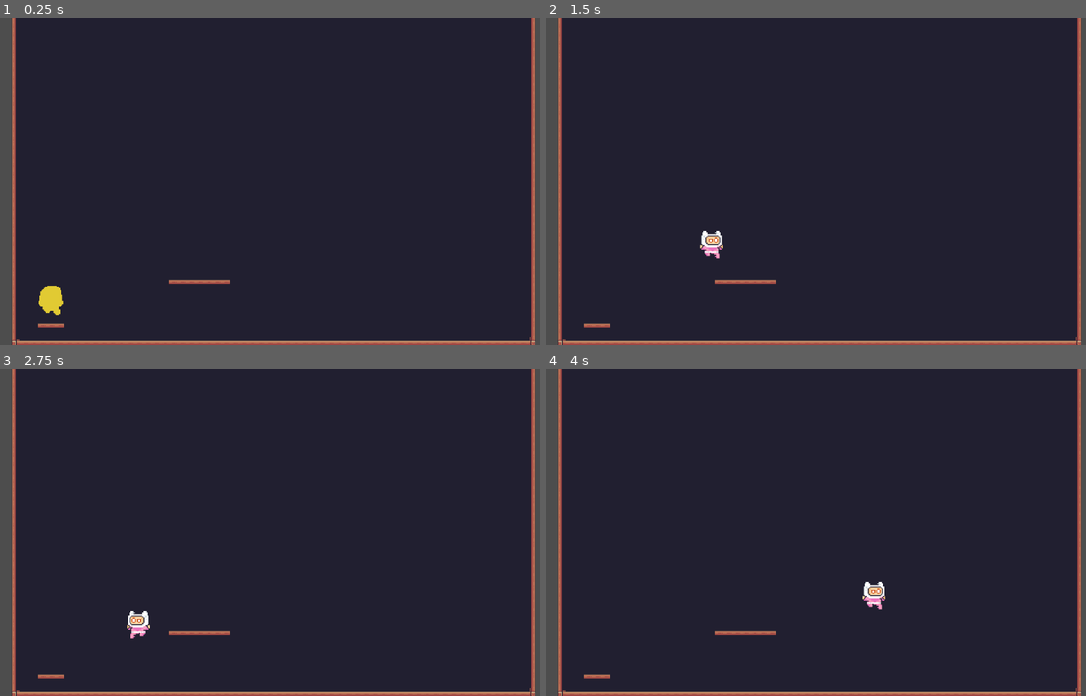
Above: before the commit, frames 1-4 (two rows, left to right).
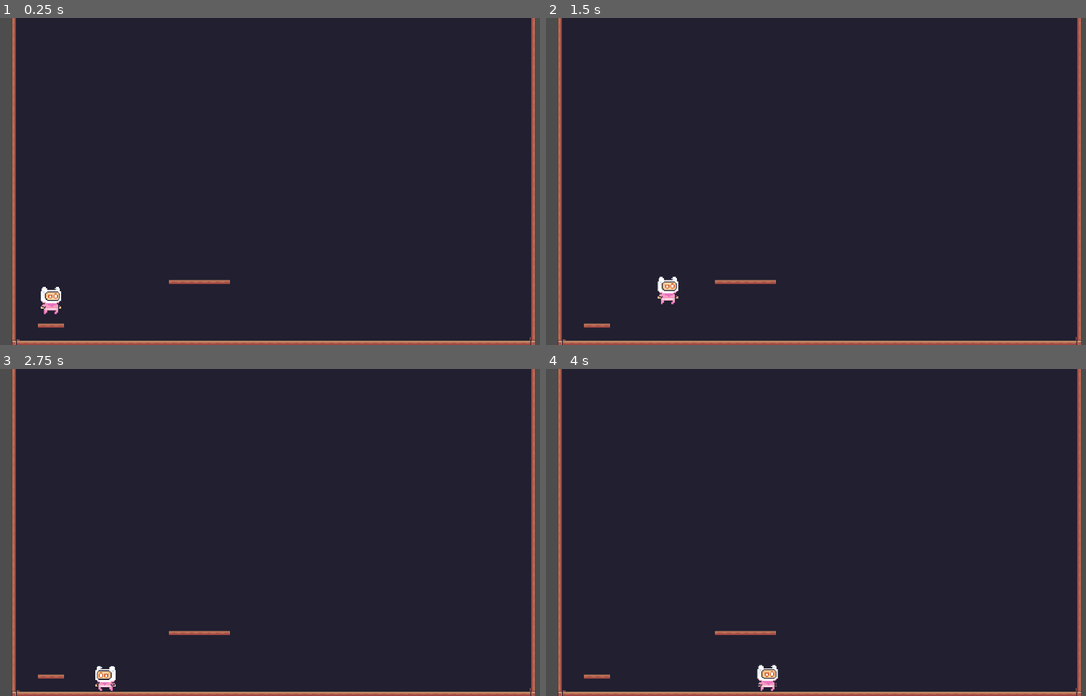
Above: after the commit, the same moments.

Repository: Breno1112/godot_pixel_adventure
Game: Godot game, scene res://scenes/main.tscn
Same seed, same stepped clock (60 frames per second), same inputs: the game is played once before the commit and once after it.
Inputs:
- Up to frame 1 (0.25 s): no input
- Up to frame 2 (1.5 s): hold Ctrl (run) 0.53-1.28 s; hold D (right) from 0.53 s (still down); tap Space (jump) at 0.77, 0.8, 1.07, 1.35 s
- Up to frame 3 (2.75 s): tap Space (jump) at 1.52, 1.82, 2.3 s; tap Ctrl (run) at 1.55 s; release D (right) at 2.03 s; hold A (left) from 2.03 s (still down); hold Ctrl (run) from 2.03 s (still down)
- Up to frame 4 (4 s): release A (left) at 2.78 s; release Ctrl (run) at 2.78 s; hold D (right) from 2.78 s (still down); tap Ctrl (run) at 2.85 s; tap Space (jump) at 3.02, 3.32, 3.6, 3.77 s

The runs differ from the first frame. In frame 1, 0.3% of the frame differs, in the area x 7-12%, y 82-91%; in frame 2, 0.5%, in the area x 20-33%, y 65-88%; in frame 3, 0.5%; in frame 4, 0.5%.

Commit message:
need to fix animations

Diff:
--- a/scenes/player.tscn
+++ b/scenes/player.tscn
@@ -13,6 +13,12 @@
 [ext_resource type="AudioStream" uid="uid://bsjpdfempyymo" path="res://assets/sounds/player_spawn.mp3" id="11_d2wvv"]
 [ext_resource type="Script" uid="uid://c73870obyea6e" path="res://scripts/player/player_movement.gd" id="12_3v2ag"]
 [ext_resource type="Script" uid="uid://xw2jr2c3qoro" path="res://scripts/player/player_animation.gd" id="13_jej6c"]
+[ext_resource type="Script" uid="uid://bchniiu488gie" path="res://scripts/player/player_state.gd" id="14_f1ej7"]
+[ext_resource type="Script" uid="uid://c2gu66dgyl3jd" path="res://scripts/player/player_state_machine.gd" id="15_oprun"]
+[ext_resource type="Script" uid="uid://gqlkutsbxfei" path="res://scripts/player/idle_state.gd" id="16_a8ls1"]
+[ext_resource type="Script" uid="uid://t2kgpluglmha" path="res://scripts/player/run_state.gd" id="17_qfm1y"]
+[ext_resource type="Script" uid="uid://bptuwteuulpl0" path="res://scripts/player/jump_state.gd" id="18_fulsm"]
+[ext_resource type="Script" uid="uid://dfrug46x6p5jd" path="res://scripts/player/fall_state.gd" id="19_4r5pv"]
 
 [sub_resource type="AtlasTexture" id="AtlasTexture_bwjto"]
 atlas = ExtResource("1_1jxqw")
@@ -440,3 +446,21 @@
 
 [node name="PlayerAnimation" type="Node" parent="." unique_id=1477145048]
 script = ExtResource("13_jej6c")
+
+[node name="PlayerState" type="Node" parent="." unique_id=1714980220]
+script = ExtResource("14_f1ej7")
+
+[node name="PlayerStateMachine" type="Node" parent="." unique_id=973341663]
+script = ExtResource("15_oprun")
+
+[node name="IdleState" type="Node" parent="PlayerStateMachine" unique_id=1210395534]
+script = ExtResource("16_a8ls1")
+
+[node name="RunState" type="Node" parent="PlayerStateMachine" unique_id=1582152560]
+script = ExtResource("17_qfm1y")
+
+[node name="JumpState" type="Node" parent="PlayerStateMachine" unique_id=133325004]
+script = ExtResource("18_fulsm")
+
+[node name="FallState" type="Node" parent="PlayerStateMachine" unique_id=1538581461]
+script = ExtResource("19_4r5pv")
--- /dev/null
+++ b/scripts/player/fall_state.gd
@@ -0,0 +1,20 @@
+extends PlayerState
+class_name FallState
+
+
+func handle_input() -> void:
+	if Input.is_action_just_pressed("jump") and player.is_on_floor():
+		state_machine.change_state(JumpState.new())
+
+
+func physics_update(delta: float) -> void:
+	player.velocity.y += player.get_gravity().y * delta
+
+	var dir := Input.get_axis("left", "right")
+	player.velocity.x = dir * 200.0
+
+	if player.is_on_floor():
+		if dir == 0:
+			state_machine.change_state(IdleState.new())
+		else:
+			state_machine.change_state(RunState.new())
--- /dev/null
+++ b/scripts/player/idle_state.gd
@@ -0,0 +1,22 @@
+extends PlayerState
+class_name IdleState
+
+
+func enter() -> void:
+	player.velocity.x = move_toward(player.velocity.x, 0, 9999)
+
+
+func handle_input() -> void:
+	if Input.is_action_just_pressed("jump") and player.is_on_floor():
+		state_machine.change_state(JumpState.new())
+		return
+
+	if Input.get_axis("left", "right") != 0:
+		state_machine.change_state(RunState.new())
+
+
+func physics_update(delta: float) -> void:
+	player.velocity.y += player.get_gravity().y * delta
+
+	if not player.is_on_floor():
+		state_machine.change_state(FallState.new())
--- /dev/null
+++ b/scripts/player/jump_state.gd
@@ -0,0 +1,25 @@
+extends PlayerState
+class_name JumpState
+
+var jump_velocity := -850.0
+var jump_pressed := true
+
+
+func enter() -> void:
+	player.velocity.y = jump_velocity
+
+
+func handle_input() -> void:
+	if Input.is_action_just_released("jump"):
+		jump_pressed = false
+		player.velocity.y *= 0.5  # variable jump height
+
+
+func physics_update(delta: float) -> void:
+	player.velocity.y += player.get_gravity().y * delta
+
+	var dir := Input.get_axis("left", "right")
+	player.velocity.x = dir * 200.0
+
+	if player.velocity.y > 0:
+		state_machine.change_state(FallState.new())
--- a/scripts/player/player.gd
+++ b/scripts/player/player.gd
@@ -1,7 +1,7 @@
 extends CharacterBody2D
 
-@onready var movement: PlayerMovement = $PlayerMovement
 @onready var animation: PlayerAnimation = $PlayerAnimation
+@onready var state_machine: PlayerStateMachine = $PlayerStateMachine
 @onready var jump_sound: AudioStreamPlayer2D = $JumpSound
 @onready var spawn_sound: AudioStreamPlayer2D = $SpawnSound
 
@@ -11,51 +11,20 @@
 
 
 func _ready() -> void:
-	movement.init(self)
-	animation.init(self)
+	state_machine.init(self)
 	await spawn_player()
+	state_machine.change_state(IdleState.new())
 
 
 func _physics_process(delta: float) -> void:
 	if not can_control:
 		return
 
-	handle_input()
-
-	movement.tick(delta)
+	state_machine.physics_update(delta)
 	move_and_slide()
 
 	animation.tick()
 	animation.update_facing_direction()
-
-
-# ----------------------------
-# INPUT
-# ----------------------------
-
-func handle_input() -> void:
-	var direction := Input.get_axis("left", "right")
-	movement.set_direction(direction)
-
-	if Input.is_action_just_pressed("jump"):
-		movement.start_jumping()
-		jump_sound.play()
-
-	if Input.is_action_just_released("jump"):
-		movement.stop_jumping()
-
-	if should_run():
-		movement.start_running()
-	else:
-		movement.stop_running()
-
-
-func should_run() -> bool:
-	return (
-		is_on_floor()
-		and Input.is_action_pressed("run")
-		and abs(Input.get_axis("left", "right")) > 0.0
-	)
 
 
 # ----------------------------
@@ -64,14 +33,9 @@
 
 func spawn_player() -> void:
 	can_control = false
-	movement.set_can_move(false)
-
-	animation.sprite.play("spawn")
+	jump_sound.stop()
 	spawn_sound.play()
 
 	await get_tree().create_timer(spawn_duration).timeout
 
-	animation.sprite.play("idle")
-
-	movement.set_can_move(true)
 	can_control = true
--- a/scripts/player/player_animation.gd
+++ b/scripts/player/player_animation.gd
@@ -2,37 +2,15 @@
 class_name PlayerAnimation
 
 @onready var sprite: AnimatedSprite2D = $"../AnimatedSprite2D"
+@onready var player: CharacterBody2D = $".."
 
-var player: CharacterBody2D
+func tick() -> void:
+	pass  # animation is now driven by state machine externally
 
 
-func init(p: CharacterBody2D) -> void:
-	player = p
-
-
-func tick() -> void:
-	if player == null:
-		return
-
-	if not player.is_on_floor():
-		update_air_animation()
-		return
-
-	update_ground_animation()
-
-
-func update_air_animation() -> void:
-	if player.velocity.y < 0:
-		sprite.animation = "jump"
-	else:
-		sprite.animation = "fall"
-
-
-func update_ground_animation() -> void:
-	if abs(player.velocity.x) > 1.0:
-		sprite.animation = "run"
-	else:
-		sprite.animation = "idle"
+func play_state(state_name: String) -> void:
+	print("playing state", state_name)
+	sprite.animation = state_name
 
 
 func update_facing_direction() -> void:
--- /dev/null
+++ b/scripts/player/player_state.gd
@@ -0,0 +1,21 @@
+extends Node
+class_name PlayerState
+
+var state_machine: PlayerStateMachine
+var player: CharacterBody2D
+
+
+func enter() -> void:
+	pass
+
+
+func exit() -> void:
+	pass
+
+
+func handle_input() -> void:
+	pass
+
+
+func physics_update(delta: float) -> void:
+	pass
--- /dev/null
+++ b/scripts/player/player_state_machine.gd
@@ -0,0 +1,26 @@
+extends Node
+class_name PlayerStateMachine
+
+var player: CharacterBody2D
+var current_state: PlayerState
+var state_machine: PlayerStateMachine
+
+
+func init(p: CharacterBody2D) -> void:
+	player = p
+
+
+func change_state(new_state: PlayerState) -> void:
+	if current_state:
+		current_state.exit()
+
+	current_state = new_state
+	current_state.player = player
+	current_state.state_machine = self
+	current_state.enter()
+
+
+func physics_update(delta: float) -> void:
+	if current_state:
+		current_state.handle_input()
+		current_state.physics_update(delta)
--- /dev/null
+++ b/scripts/player/run_state.gd
@@ -0,0 +1,40 @@
+extends PlayerState
+class_name RunState
+
+
+
+var speed := 150.0
+var max_speed := 300.0
+var accel := 300.0
+var decel := 400.0
+
+
+func enter() -> void:
+	pass
+
+
+func handle_input() -> void:
+	var dir := Input.get_axis("left", "right")
+
+	if Input.is_action_just_pressed("jump") and player.is_on_floor():
+		state_machine.change_state(JumpState.new())
+		return
+
+	if dir == 0:
+		state_machine.change_state(IdleState.new())
+
+
+func physics_update(delta: float) -> void:
+	var dir := Input.get_axis("left", "right")
+
+	# run acceleration
+	if Input.is_action_pressed("run"):
+		speed = min(speed + accel * delta, max_speed)
+	else:
+		speed = max(speed - decel * delta, 150.0)
+
+	player.velocity.x = dir * speed
+	player.velocity.y += player.get_gravity().y * delta
+
+	if not player.is_on_floor():
+		state_machine.change_state(FallState.new())
Not shown, added: scripts/player/fall_state.gd.uid
Not shown, added: scripts/player/idle_state.gd.uid
Not shown, added: scripts/player/jump_state.gd.uid
Not shown, added: scripts/player/player_state.gd.uid
Not shown, added: scripts/player/player_state_machine.gd.uid
Not shown, added: scripts/player/run_state.gd.uid
